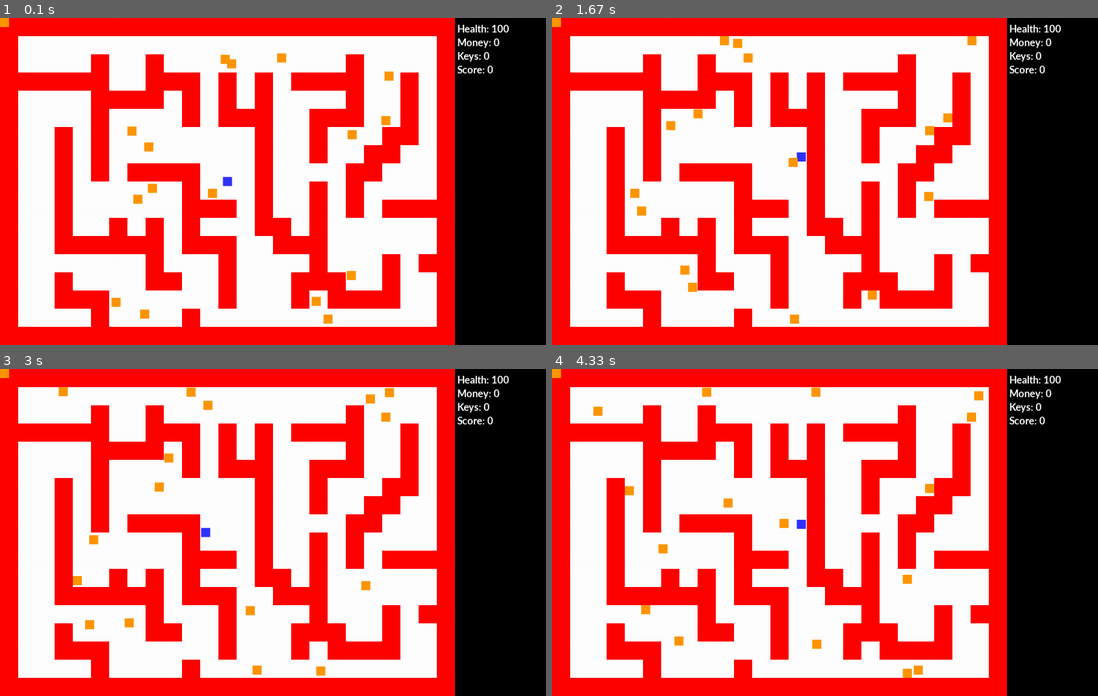
Above: before the commit, frames 1-4 (two rows, left to right).
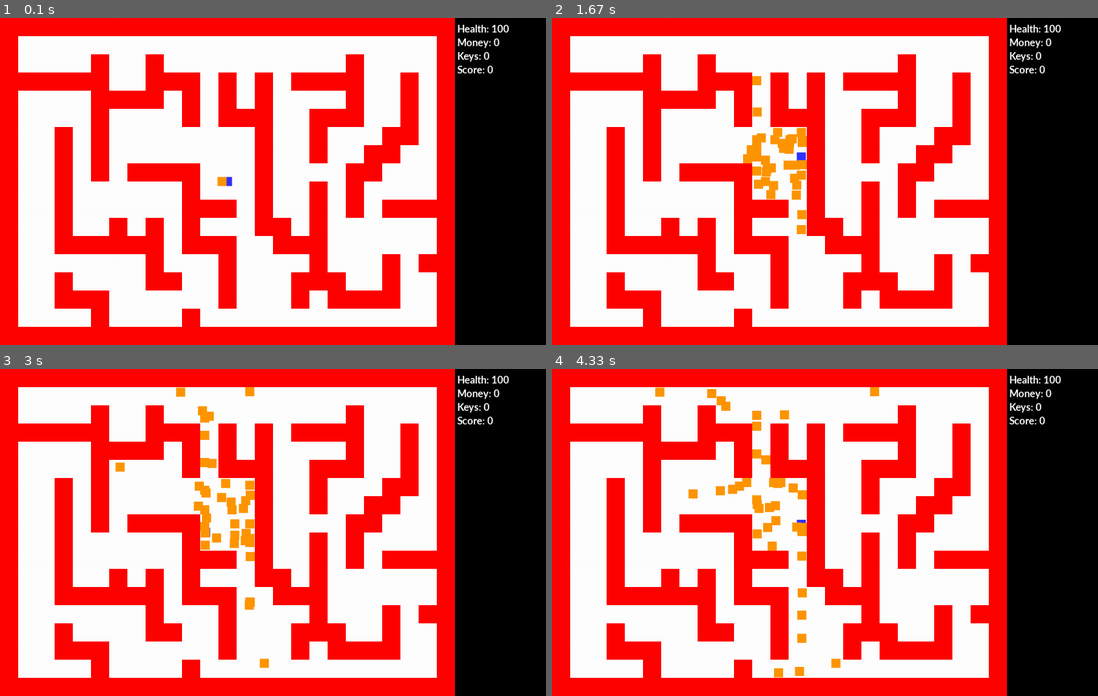
Above: after the commit, the same moments.

Repository: JavierRT7/RamosTurnes-classwork
Game: pygame game, started from pyGame/mini project/mini-project.py
Same seed, same stepped clock (60 frames per second), same inputs: the game is played once before the commit and once after it.
Inputs:
- Up to frame 1 (0.1 s): no input
- Up to frame 2 (1.67 s): hold Right 0.33-0.8 s; hold Up 0.83-1.13 s; hold Right 1.17-1.63 s
- Up to frame 3 (3 s): hold Left 1.67-2.2 s; hold Down 2.23-2.53 s; hold Left 2.57-2.97 s
- Up to frame 4 (4.33 s): hold Up 3-3.37 s; hold Right 3.4-4.03 s; hold Down from 4.07 s (still down)

The runs differ from the first frame. In frame 1, 0.9% of the frame differs, in the area x 0-73%, y 0-94%; in frame 2, 2.3%; in frame 3, 2.5%; in frame 4, 2.6%, in the area x 0-79%, y 0-95%.

Commit message:
Update mini-project.py

Diff:
--- a/pyGame/mini project/mini-project.py
+++ b/pyGame/mini project/mini-project.py
@@ -119,12 +119,6 @@
     #Next
     self.old_x = self.rect.x
     self.old_y = self.rect.y
-    ### SRC - You are using a Global variable here (enemy_hit_list) and that
-    ### is best avoided. Think about how you could do that.
-    ### The update method is being called for all your enemies
-    ### as soon as there are walls in the enemy hit list all
-    ### your enemies will have their speed set to 0 and stop
-    ### do you reset their motion anywhere else?
   #End Procedure
 #End Class
 # -- Exit game flag set to false
@@ -193,8 +187,8 @@
 #Next
 for counter in range(40):
   enemy = Enemy(ORANGE, 20, 20, -2, 0, wall_group)
-  enemy.rect.x = random.randint(40, 940)
-  enemy.rect.y = random.randint(4, 660)
+  enemy.rect.x = 490
+  enemy.rect.y = 350
   enemy_group.add(enemy)
   all_sprites_group.add(enemy)
 #Next
